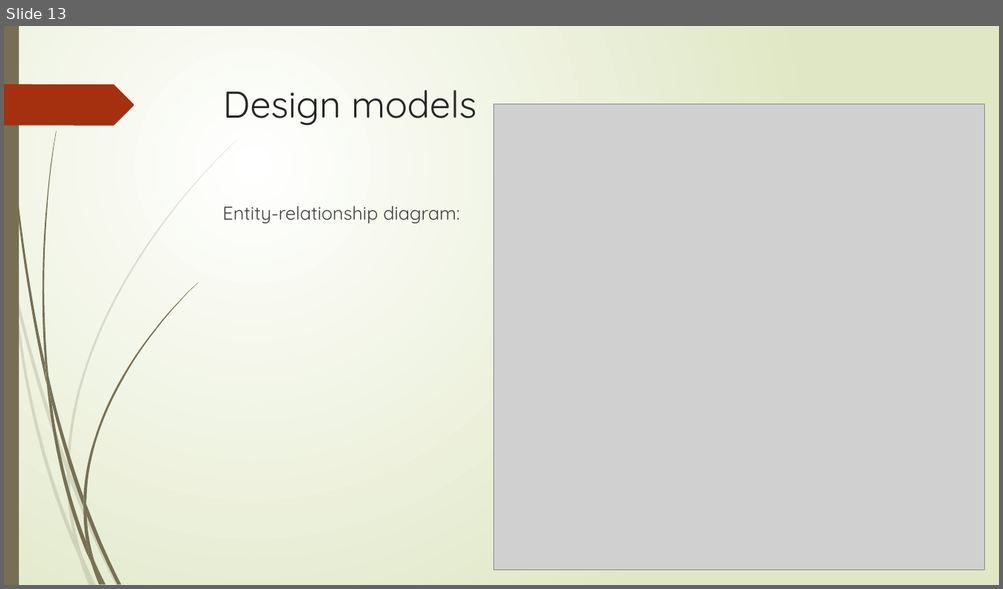
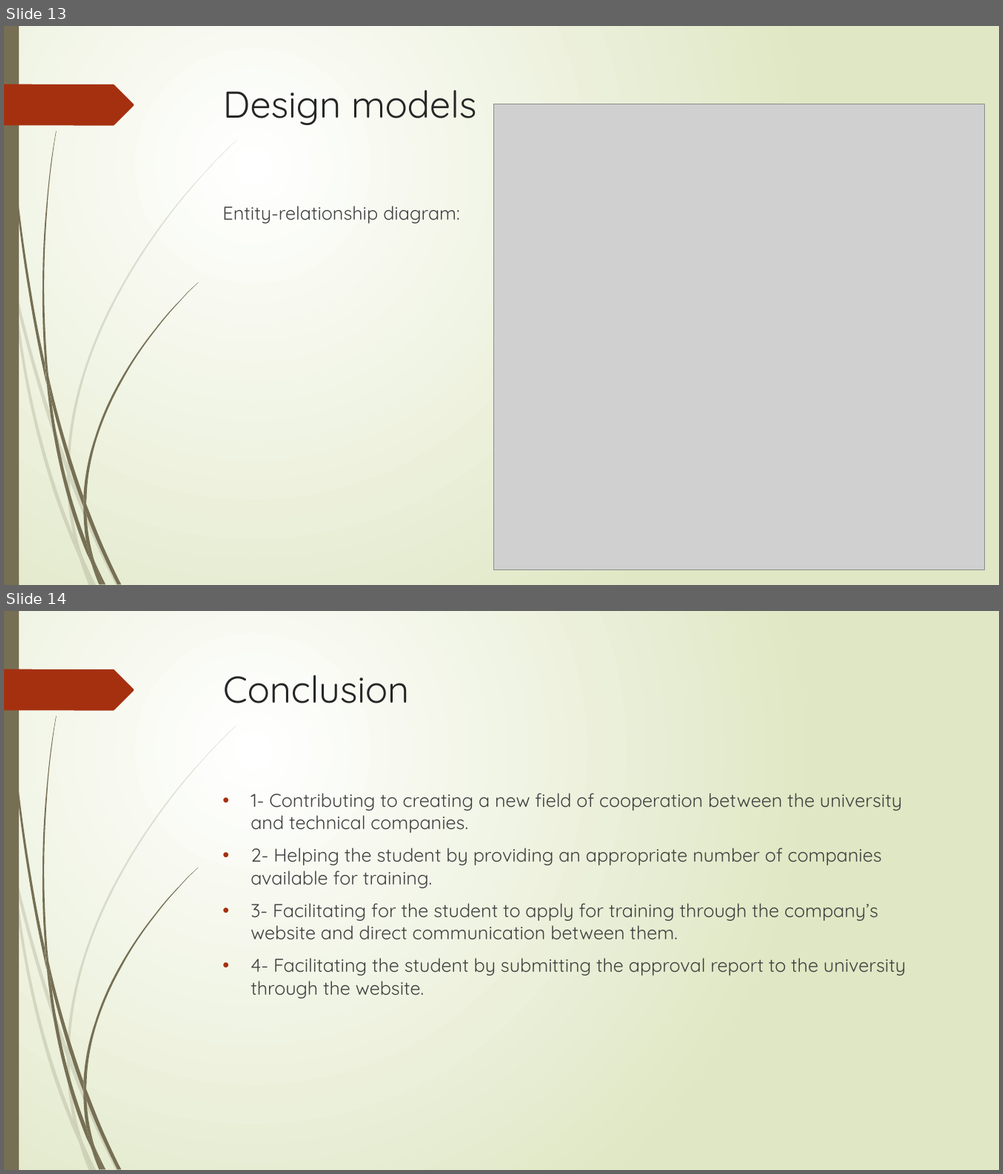
Before and after one commit to Mohammadalborini/final-project, a slide deck: e-practical training/E-practical training.pptx. Shown one above the other, each under a label of ours: slide 13 before the commit, slides 13 and 14 after it. The pictures are 1003x589 and 1003x1174 pixels, drawn with LibreOffice and Linux fonts; fonts in the diff are those of the drawing; grey boxes stand for pictures. Boxes give left, top, right and bottom in pixels: in the first picture for what was removed or moved away, otherwise in the second. Text is boxed around its words. In the diff, an @@ line names an element or a change of style, - is before the commit and + after.

```diff
--- a/e-practical training/E-practical training.pptx
+++ b/e-practical training/E-practical training.pptx
@@ slide 14 added at [4, 611, 999, 1170], background gradient #FFFFFF to #DFE8C4; not listed: 24 template elements that a slide beside it also shows @@
@@ title added at [223, 675, 409, 703], 36 pt, text #262626 @@
+Conclusion
@@ text added at [250, 793, 905, 999], 18 pt, text #404040 @@
+• 1- Contributing to creating a new field of cooperation between the university and technical companies.
+• 2- Helping the student by providing an appropriate number of companies available for training.
+• 3- Facilitating for the student to apply for training through the company’s website and direct communication between them.
+• 4- Facilitating the student by submitting the approval report to the university through the website.
```
Also in this commit, not shown: 3 slides changed, 2 other files.
